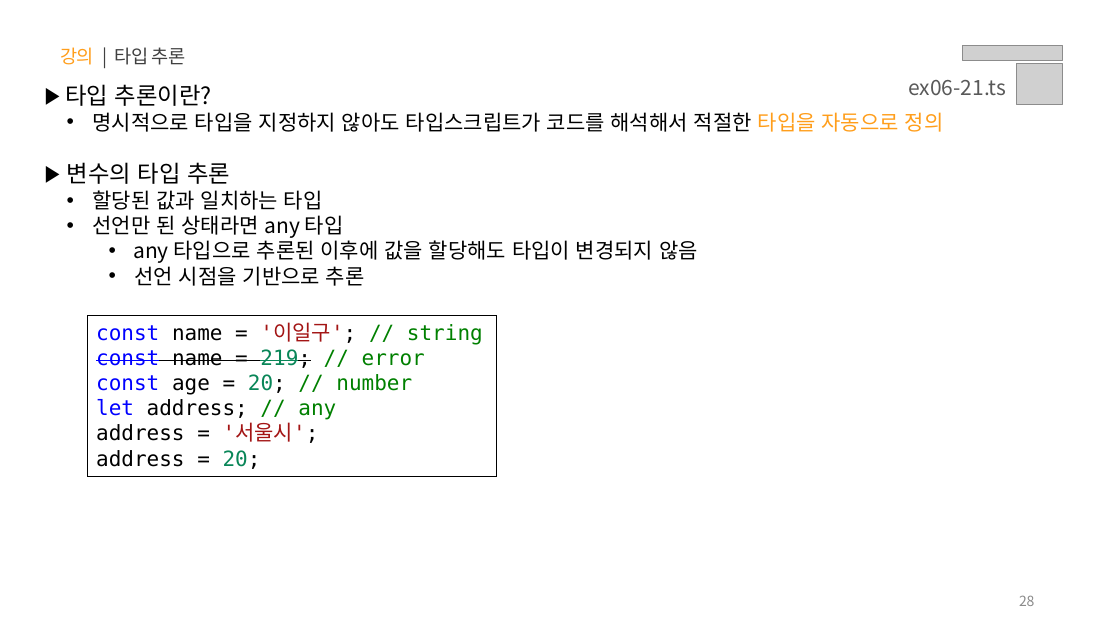
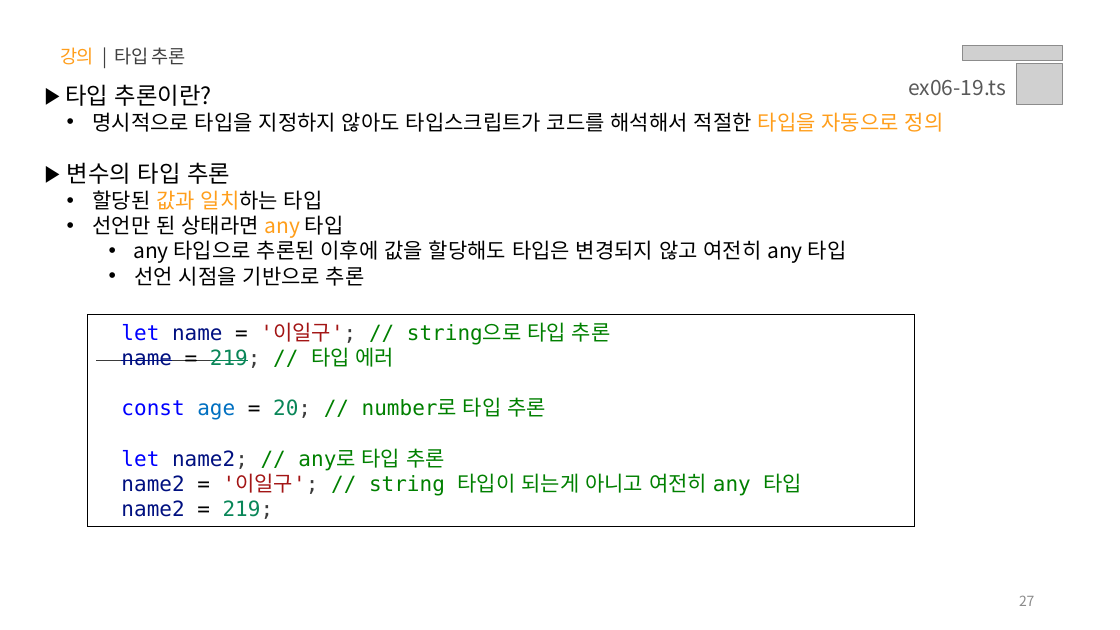
Before and after one commit to jeong0403/learn-JS, a slide deck: slide 27 of PPT/06.자바스크립트 - 타입스크립트.pptx (slide 28 before the commit). Drawn at 1120x630 pixels with LibreOffice and Linux fonts; fonts in the diff are those of the drawing; grey boxes stand for pictures. Boxes give left, top, right and bottom in pixels: in the first picture for what was removed or moved away, otherwise in the second. Text is boxed around its words. In the diff, an @@ line names an element or a change of style, - is before the commit and + after.

```diff
--- a/PPT/06.자바스크립트 - 타입스크립트.pptx
+++ b/PPT/06.자바스크립트 - 타입스크립트.pptx
@@ text at (x1=908, y1=80, x2=1006, y2=95): text changed @@
-ex06-21.ts
+ex06-19.ts
@@ text at (x1=92, y1=190, x2=344, y2=238): text colour #000000 to #FF9E1B in "값과 일치하는", "any" @@
@@ text at (x1=133, y1=237, x2=847, y2=263): text changed @@
-    • any 타입으로 추론된 이후에 값을 할당해도 타입이 변경되지 않음
+    • any 타입으로 추론된 이후에 값을 할당해도 타입은 변경되지 않고 여전히 any 타입
@@ rectangle "let name = '이일구'; // ..." resized from (x1=88, y1=315, x2=497, y2=476) to (x1=88, y1=315, x2=915, y2=527) @@
@@ text in rectangle at (x1=121, y1=322, x2=802, y2=519): text changed; text colour #000000 to #008000 @@
-const name = '이일구'; // string
-const name = 219; // error
-const age = 20; // number
-let address; // any
-address = '서울시';
-address = 20;
+let name = '이일구'; // string으로 타입 추론
+name = 219; // 타입 에러
+const age = 20; // number로 타입 추론
+let name2; // any로 타입 추론
+name2 = '이일구'; // string 타입이 되는게 아니고 여전히 any 타입
+name2 = 219;
@@ page number at (x1=1019, y1=595, x2=1035, y2=606): text changed @@
-28
+27
```
Also in this commit, not shown: 19 other slides changed, 3 slides added, 1 slide removed, 43 other files.
